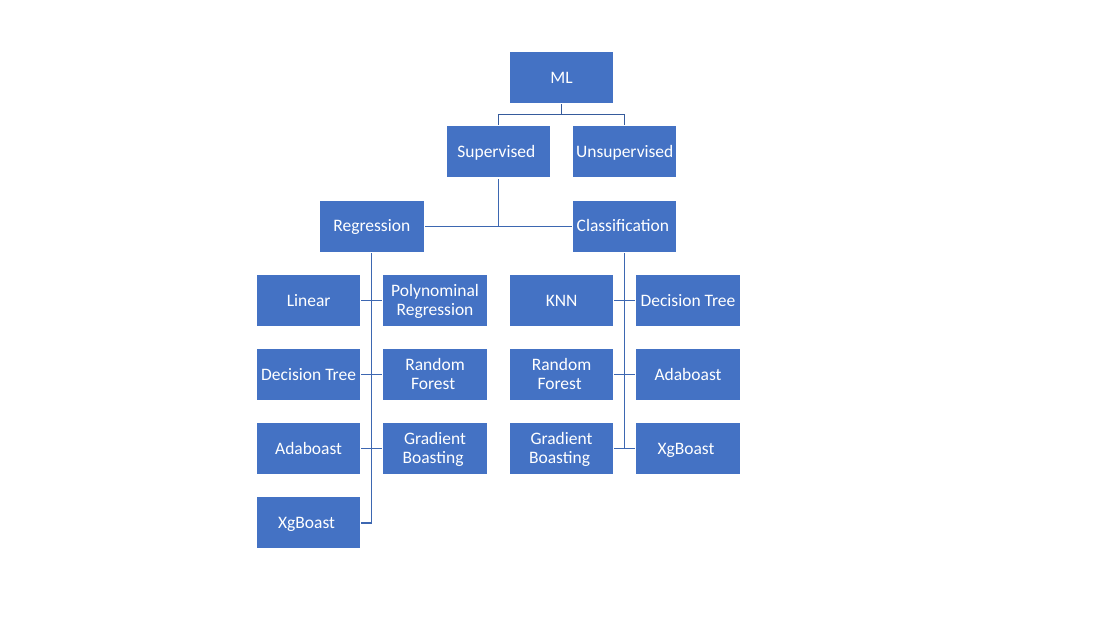
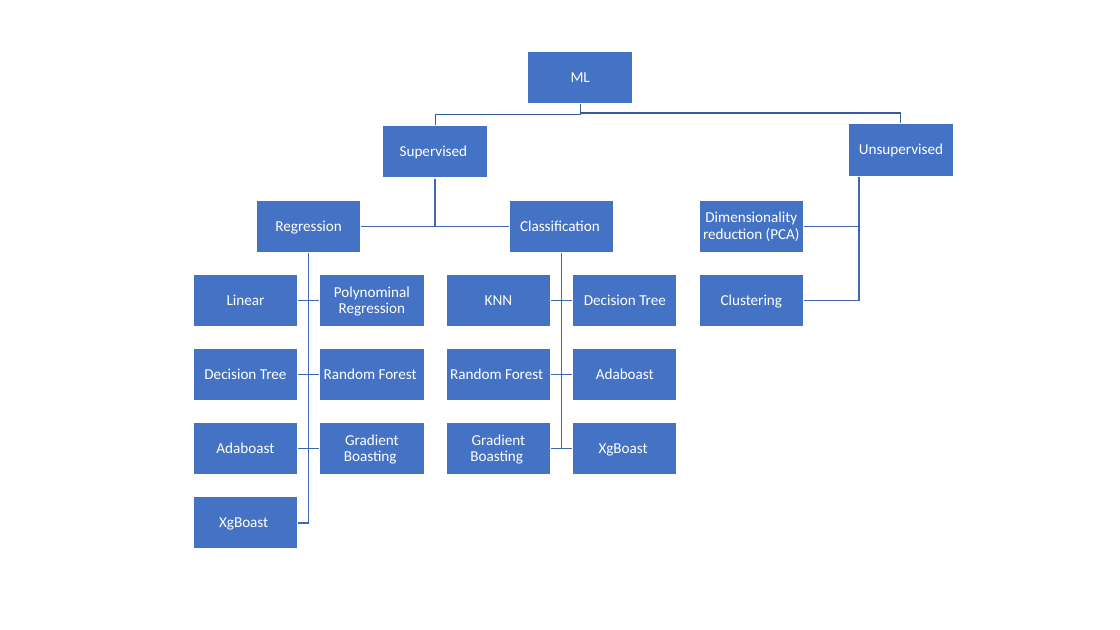
Before and after one commit to Rajeshprd/Decodr-batch-2-, a slide deck: slide 29 of machine Learning.pptx. Drawn at 1120x630 pixels with LibreOffice and Linux fonts; fonts in the diff are those of the drawing. Boxes give left, top, right and bottom in pixels: in the first picture for what was removed or moved away, otherwise in the second. Text is boxed around its words. In the diff, an @@ line names an element or a change of style, - is before the commit and + after.

```diff
--- a/machine Learning.pptx
+++ b/machine Learning.pptx
@@ text "ML": place and size @@
-text "ML" at [550, 72, 572, 83]
+text "ML" at [571, 72, 590, 82]
@@ rectangle: place and size @@
-rectangle at [509, 51, 613, 103]
+rectangle at [528, 51, 632, 103]
@@ freeform shape: place and size @@
-freeform shape at [498, 104, 561, 126]
+freeform shape at [435, 104, 581, 126]
@@ freeform shape: place and size @@
-freeform shape at [562, 104, 625, 126]
+freeform shape at [581, 104, 902, 124]
@@ size 15 to 13 pt in 18 elements at [571, 72, 590, 82], [400, 145, 467, 159], [275, 220, 341, 234], [227, 294, 265, 305], [485, 295, 512, 305], [204, 368, 287, 379], [450, 368, 543, 379], [216, 442, 274, 453], [470, 434, 526, 464], [219, 517, 268, 530], [584, 294, 666, 305], [596, 368, 654, 379], [599, 443, 648, 456], [334, 286, 410, 316], [520, 220, 600, 231], [324, 368, 417, 379], [344, 434, 399, 464], [859, 143, 943, 157] @@
@@ text "Unsupervised": place and size @@
-text "Unsupervised" at [576, 145, 673, 160]
+text "Unsupervised" at [859, 143, 943, 157]
@@ freeform shape: place and size @@
-freeform shape at [498, 178, 572, 226]
+freeform shape at [361, 178, 435, 226]
@@ freeform shape: place and size @@
-freeform shape at [424, 178, 498, 226]
+freeform shape at [435, 178, 509, 226]
@@ 12 texts, 9 rectangles, 1 freeform shape: place and size @@
-12 texts, 9 rectangles, 1 freeform shape at [256, 126, 740, 549]
+12 texts, 9 rectangles, 1 freeform shape at [193, 126, 677, 549]
@@ rectangle: place and size @@
-rectangle at [573, 126, 677, 178]
+rectangle at [699, 200, 803, 252]
@@ 3 freeform shapes: place and size @@
-3 freeform shapes at [361, 252, 372, 449]
+3 freeform shapes at [308, 252, 319, 449]
@@ 6 freeform shapes: place and size @@
-6 freeform shapes at [372, 252, 636, 449]
+6 freeform shapes at [297, 252, 561, 449]
@@ 3 freeform shapes: place and size @@
-3 freeform shapes at [614, 252, 625, 449]
+3 freeform shapes at [562, 252, 573, 449]
@@ 5 rectangles, 2 texts: place and size @@
-5 rectangles, 2 texts at [383, 275, 740, 475]
+5 rectangles, 2 texts at [446, 275, 803, 475]
@@ group added at [319, 124, 953, 327]: 2 freeform shapes, 2 rectangles, 2 texts @@
+Dimensionality reduction (PCA)
+Clustering
@@ 2 texts, 2 rectangles: place and size @@
-2 texts, 2 rectangles at [509, 349, 613, 475]
+2 texts, 2 rectangles at [319, 349, 423, 475]
```
Also in this commit, not shown: 4 slides added, 7 other files.
